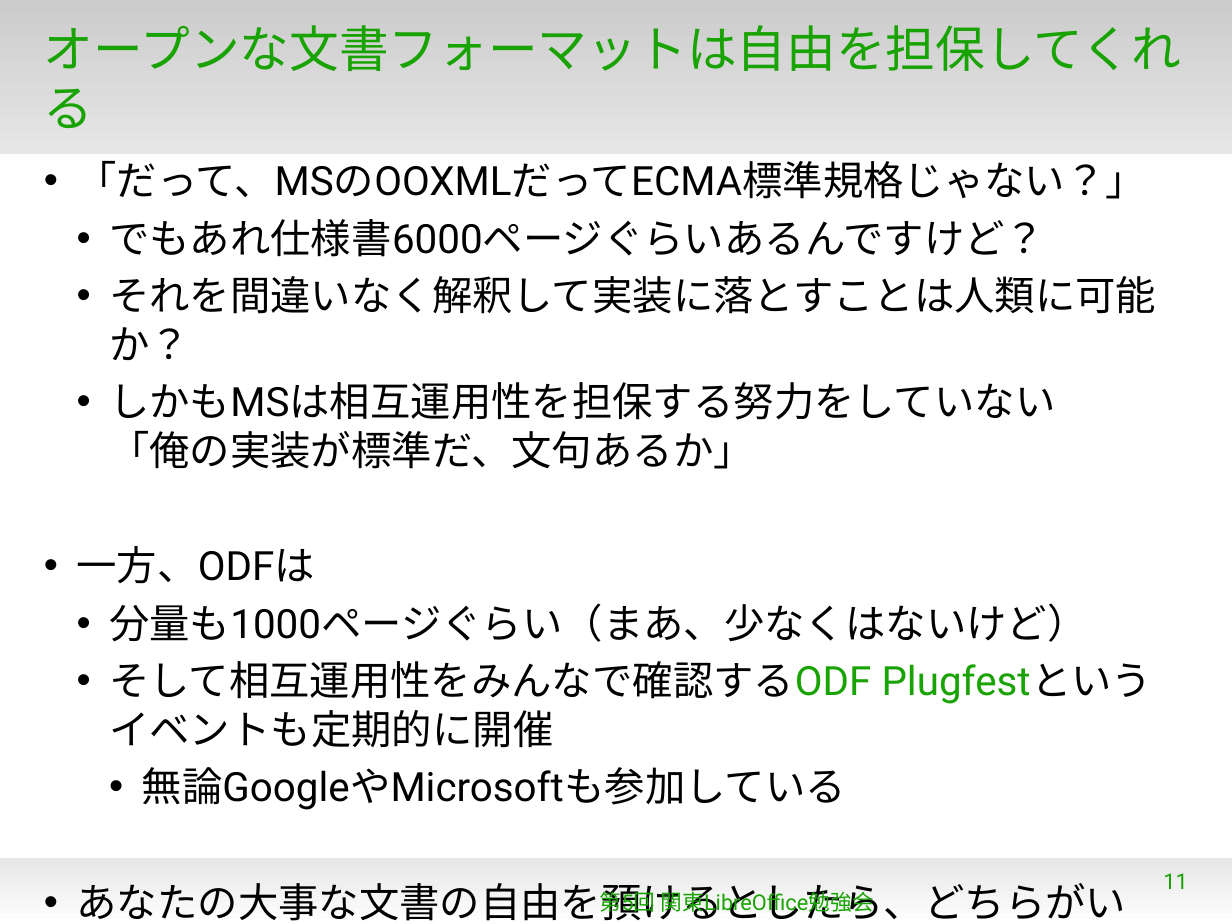
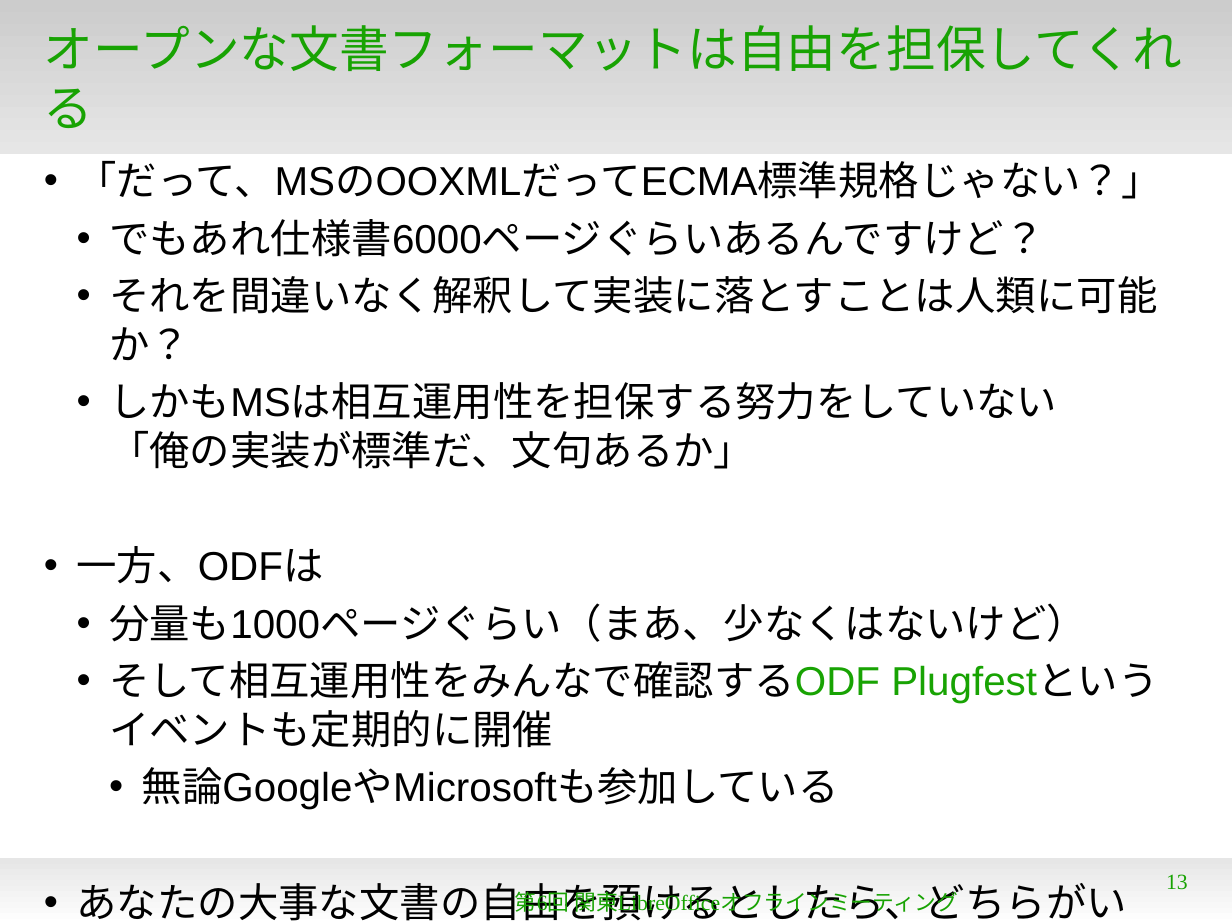
Before and after one commit to naruoga/KantoLibreOffice, a slide deck: slide 13 of Jun2013/OpeningTalk.odp (slide 11 before the commit). Drawn at 1232x924 pixels with LibreOffice and Linux fonts; fonts in the diff are those of the drawing; background and template pictures are left out. Boxes give left, top, right and bottom in pixels: in the first picture for what was removed or moved away, otherwise in the second. Text is boxed around its words. In the diff, an @@ line names an element or a change of style, - is before the commit and + after.

```diff
--- a/Jun2013/OpeningTalk.odp
+++ b/Jun2013/OpeningTalk.odp
@@ text "「だって、MSのOOXMLだってECMA標準規格じゃない？」" at [77,161,1162,921]: font Roboto to Arial @@
@@ text at [515,888,958,915]: text changed; font Roboto to Times New Roman @@
-第5回 関東LibreOffice勉強会
+第6回 関東LibreOfficeオフラインミーティング
@@ page number at [1166,874,1188,890]: text changed; font Roboto to Times New Roman @@
-11
+13
```
Also in this commit, not shown: 9 other slides changed, 4 slides added, 2 slides removed.
